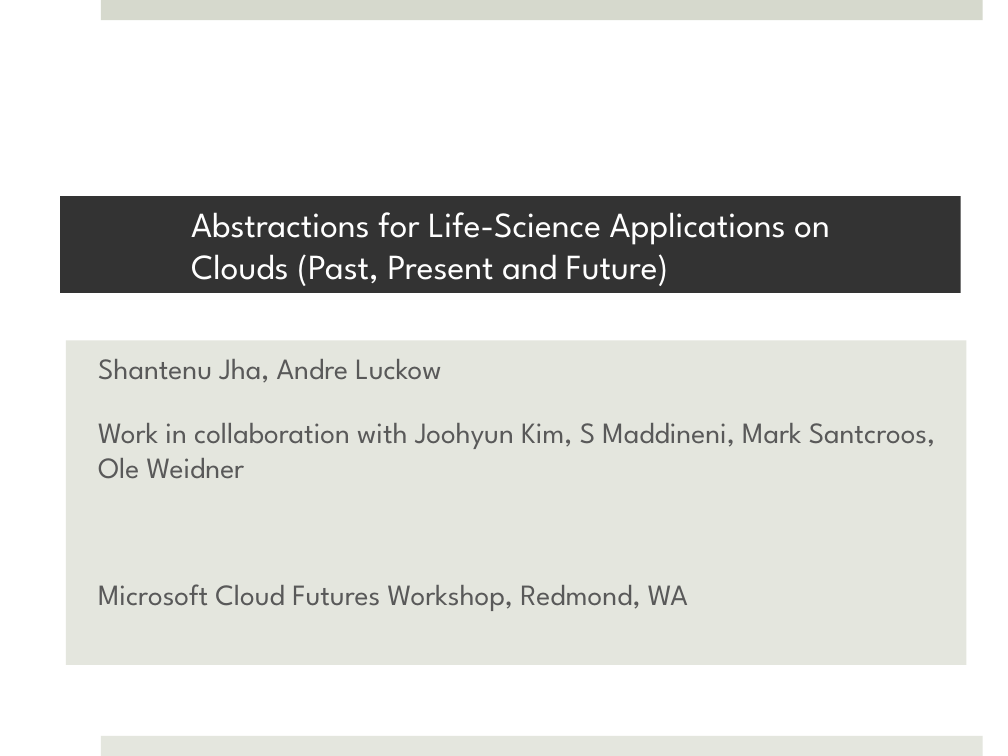
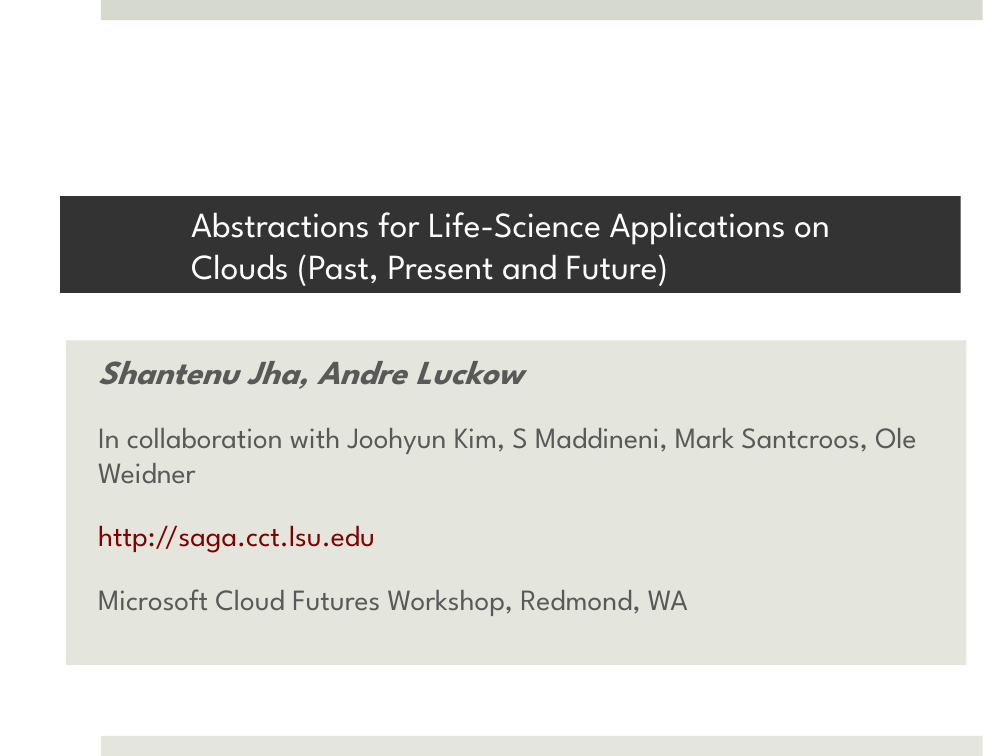
Before and after one commit to saga-project/saga-cpp-legacy-projects, a slide deck: slide 1 of saga-talks/abstractions_for_ls-microsoft.pptx. Drawn at 1008x756 pixels with LibreOffice and Linux fonts; fonts in the diff are those of the drawing; background and template pictures are left out. Boxes give left, top, right and bottom in pixels: in the first picture for what was removed or moved away, otherwise in the second. Text is boxed around its words. In the diff, an @@ line names an element or a change of style, - is before the commit and + after.

```diff
--- a/saga-talks/abstractions_for_ls-microsoft.pptx
+++ b/saga-talks/abstractions_for_ls-microsoft.pptx
@@ subtitle at [98, 361, 522, 389]: size 21 to 24 pt, bold on, italic on in "Shantenu Jha, Andre Luckow" @@
@@ subtitle at [98, 428, 916, 553]: text changed @@
-Work in collaboration with Joohyun Kim, S Maddineni, Mark Santcroos, Ole Weidner
+In collaboration with Joohyun Kim, S Maddineni, Mark Santcroos, Ole Weidner
+http://saga.cct.lsu.edu
```
Also in this commit, not shown: 11 other slides changed, 2 slides added, 4 slides removed.
